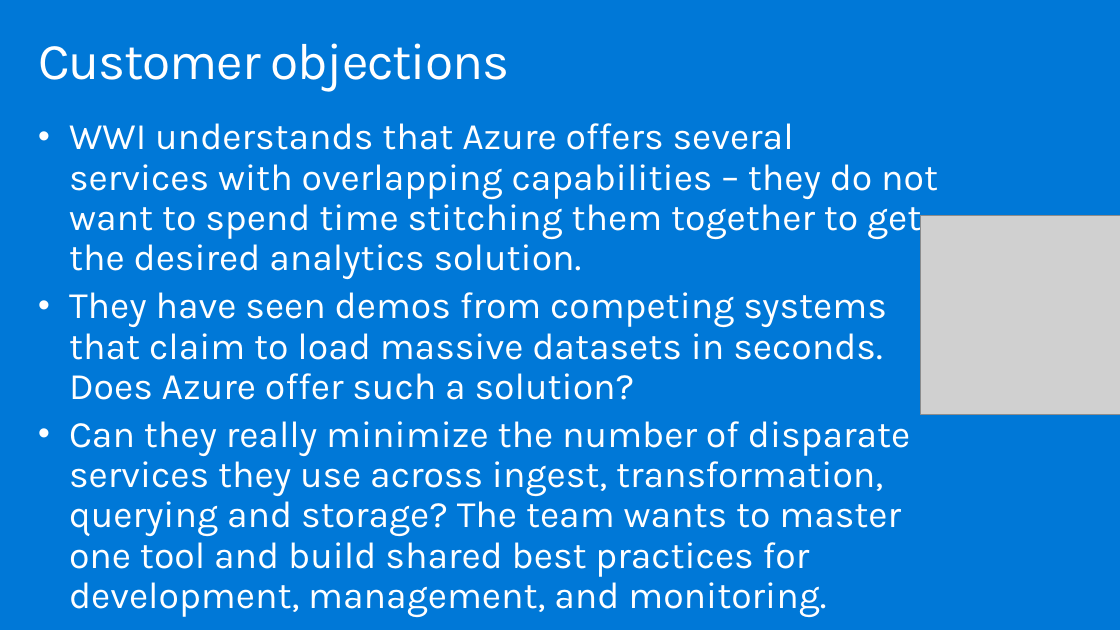
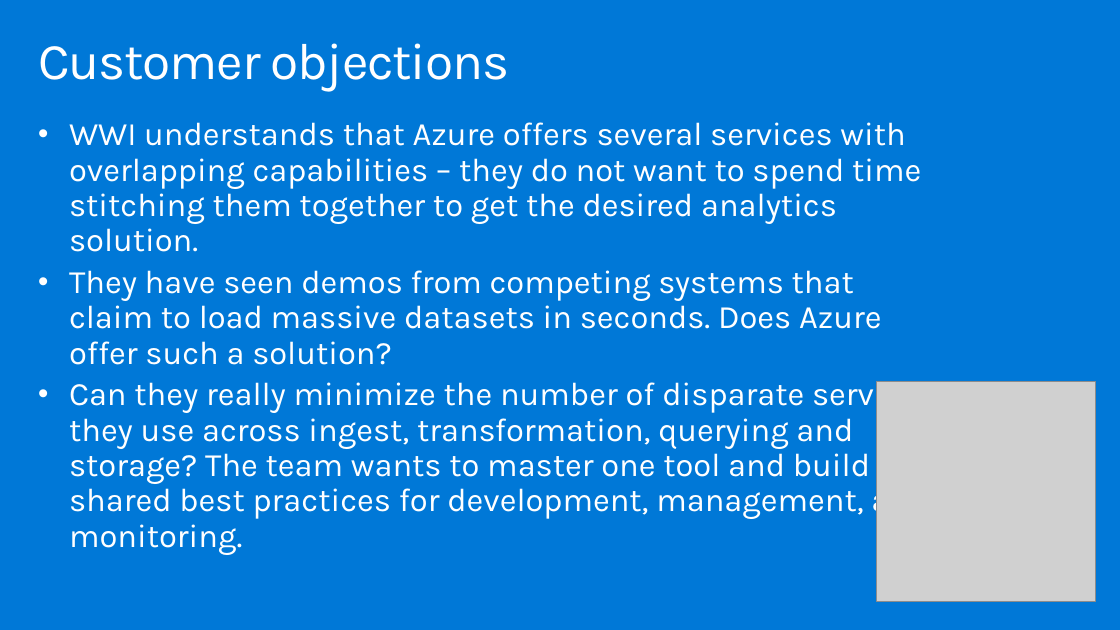
Before and after one commit to solliancenet/MCW-Azure-Synapse-Analytics, a slide deck: slide 11 of Whiteboard design session/WDS trainer presentation - Azure Synapse Analytics.pptx. Drawn at 1120x630 pixels with LibreOffice and Linux fonts; fonts in the diff are those of the drawing; grey boxes stand for pictures. Boxes give left, top, right and bottom in pixels: in the first picture for what was removed or moved away, otherwise in the second. Text is boxed around its words. In the diff, an @@ line names an element or a change of style, - is before the commit and + after.

```diff
--- a/Whiteboard design session/WDS trainer presentation - Azure Synapse Analytics.pptx
+++ b/Whiteboard design session/WDS trainer presentation - Azure Synapse Analytics.pptx
@@ text "WWI understands that Azure offers ..." at (x1=69, y1=122, x2=935, y2=520): size 32 to 28 pt @@
@@ picture removed at (x1=921, y1=215, x2=1120, y2=414) @@
@@ picture added at (x1=876, y1=382, x2=1096, y2=602) @@
```
Also in this commit, not shown: 26 other slides changed, 2 other files.
